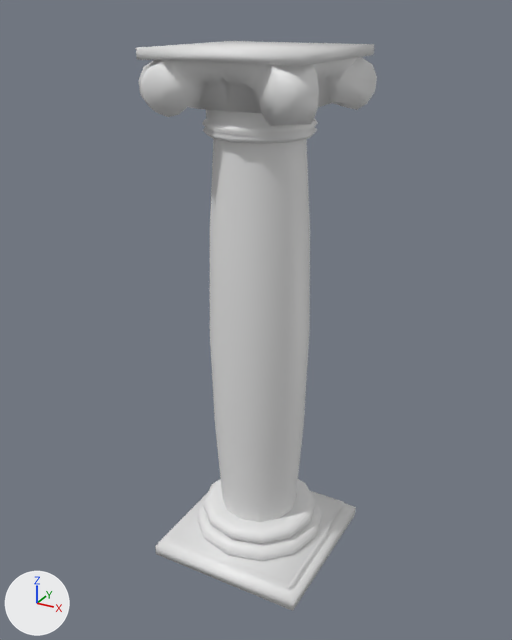
Renders of the FBX model Assets/Assets/doodads/pillar1/doodad_pillar1_mesh.fbx from each side of a commit.
Camera for both pictures: a 50 mm camera at (0.024, -0.0442, 0.0428) aimed at (-0.0003, -0.0001, 0.0207). The axes (+X, +Y, +Z) are drawn at lower left. The lights are the same throughout. Materials are left out; every surface is plain grey. Where no turn or scale is listed for an object, it has been applied to the vertices.

The older version as bpy lines, for what is in view:
```python
me_doodad_pillar1_mesh = bpy.data.meshes.new('doodad_pillar1_mesh')
me_doodad_pillar1_mesh.from_pydata(...)  # 522 vertices, 526 faces; spans x -0.0065..0.0065, y -0.0066..0.0066, z 0.0..0.0405
me_doodad_pillar1_mesh.materials.append(mat_none__ao)
ob_doodad_pillar1_mesh = bpy.data.objects.new('doodad_pillar1_mesh', me_doodad_pillar1_mesh)
ob_doodad_pillar1_mesh.location = (0.0, 0.0, 0.0)
```
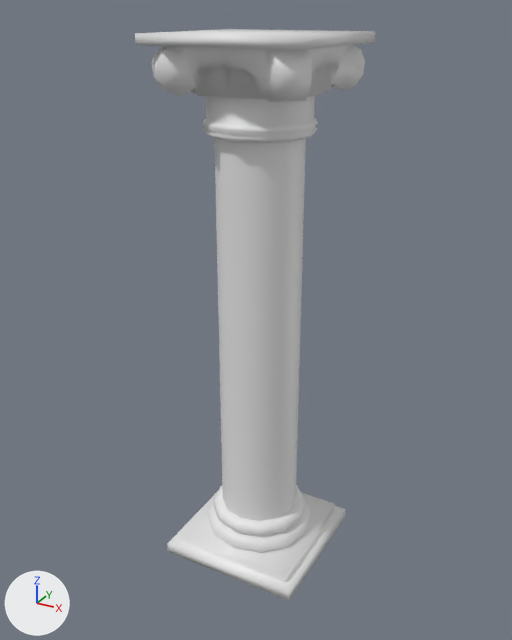
The edits, one by one:
me_doodad_pillar1_mesh is used by ob_doodad_pillar1_mesh; location (0.0, 0.0, 0.0).
me_doodad_pillar1_mesh had 522 vertices, 526 faces and spanned x -0.0065..0.0065, y -0.0066..0.0066, z 0.0..0.0405.
me_doodad_pillar1_mesh now has 475 vertices, 490 faces and spans x -0.0058..0.0058, y -0.0058..0.0058, z 0.0..0.0413.
me_doodad_pillar1_mesh part 1: the loose piece of 16 vertices spanning x -0.0065..0.0065, y -0.0065..0.0065, z 0.0..0.0017 is scaled about its middle by (-0.889, -0.889, 0.987).
me_doodad_pillar1_mesh part 2: the loose piece of 18 vertices spanning x -0.0058..0.0058, y -0.0058..0.0058, z 0.0398..0.0405 is turned -180 degrees about the z axis through its middle, then moved by (0.0, 0.0, 0.0008).
me_doodad_pillar1_mesh part 3: the loose piece of 156 vertices spanning x -0.0055..0.0055, y -0.0055..0.0055, z 0.0016..0.0039 is rebuilt with 156 vertices and now spans x -0.0045..0.0045, y -0.0045..0.0045, z 0.0016..0.004.
me_doodad_pillar1_mesh part 4: 190 vertices removed from x -0.0065..0.0065, y -0.0066..0.0066, z 0.0347..0.0399; 179 vertices added at x -0.0058..0.0058, y -0.0058..0.0058, z 0.0348..0.0408.
me_doodad_pillar1_mesh part 5: 48 vertices removed from x -0.0039..0.0039, y -0.0039..0.0039, z 0.0037..0.0278; 12 vertices added at x -0.0032..0.0032, y -0.0032..0.0032, z 0.004.

Location of each change, [x1, y1, x2, y2] in pixels of the pictures (512 x 640 px; the box of a moved part takes in the faces that stretch with it):
'doodad_pillar1_mesh', reshaped
    before: [136, 41, 377, 611]
    after: [135, 29, 375, 601]
part 1 of me_doodad_pillar1_mesh, moved or reshaped
    before: [155, 491, 356, 611]
    after: [167, 491, 345, 601]
part 2 of me_doodad_pillar1_mesh, moved or reshaped
    before: [136, 41, 374, 66]
    after: [135, 29, 375, 50]
part 3 of me_doodad_pillar1_mesh, rebuilt (17% narrower, 17% shorter)
    before: [197, 479, 322, 561]
    after: [208, 485, 311, 553]
part 4 of me_doodad_pillar1_mesh, moved or reshaped
    before: [138, 57, 377, 144]
    after: [152, 45, 365, 143]
part 5 of me_doodad_pillar1_mesh, cut back
    before: [210, 139, 310, 522]
    after: [214, 139, 306, 521]
